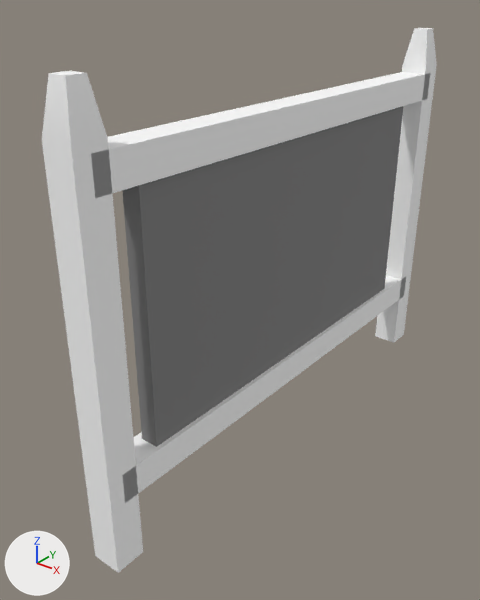
An edit to the FBX model Games Capstone Demo/Assets/Objs/Ground_Sign.fbx, drawn before and after from the same camera.
Rendered twice from a camera (50 mm lens) standing at (0.119, -0.163, 0.155) and looking at (-0.01, -0.002, 0.055). The lights are fixed; the arrows at lower left show +X, +Y and +Z. Where no turn or scale is listed for an object, it has been applied to the vertices.

The older version as bpy lines, for what is in view:
```python
me_mesh = bpy.data.meshes.new('Mesh')
me_mesh.from_pydata(...)  # 16 vertices, 14 faces; spans x -0.005..0.005, y -0.005..0.005, z -0.0685..0.0685
me_mesh.materials.append(mat_blinn1)  # white #ffffff
me_mesh_001 = bpy.data.meshes.new('Mesh.001')
me_mesh_001.from_pydata(...)  # 16 vertices, 14 faces; spans x -0.005..0.005, y -0.005..0.005, z -0.0685..0.0685
me_mesh_001.materials.append(mat_blinn1)  # white #ffffff
me_mesh_002 = bpy.data.meshes.new('Mesh.002')
me_mesh_002.from_pydata(...)  # a box spanning x -0.003..0.003, y -0.0698..0.0698, z -0.0437..0.0437
me_mesh_002.materials.append(mat_blinn2)  # grey #7f7f7f
me_mesh_003 = bpy.data.meshes.new('Mesh.003')
me_mesh_003.from_pydata(...)  # a box spanning x -0.005..0.005, y -0.086..0.086, z -0.005..0.005
me_mesh_003.materials.append(mat_blinn1)  # white #ffffff
me_mesh_004 = bpy.data.meshes.new('Mesh.004')
me_mesh_004.from_pydata(...)  # a box spanning x -0.005..0.005, y -0.086..0.086, z -0.005..0.005
me_mesh_004.materials.append(mat_blinn1)  # white #ffffff
ob_pcube1 = bpy.data.objects.new('pCube1', me_mesh)
ob_pcube1.location = (0.0, -0.0718, 0.0687)
ob_pcube2 = bpy.data.objects.new('pCube2', me_mesh_001)
ob_pcube2.location = (0.0, 0.1009, 0.0687)
ob_pcube3 = bpy.data.objects.new('pCube3', me_mesh_002)
ob_pcube3.location = (0.0006, 0.0125, 0.0752)
ob_pcube4 = bpy.data.objects.new('pCube4', me_mesh_003)
ob_pcube4.location = (0.0, 0.0144, 0.116)
ob_pcube5 = bpy.data.objects.new('pCube5', me_mesh_004)
ob_pcube5.location = (0.0, 0.0144, 0.0277)
```
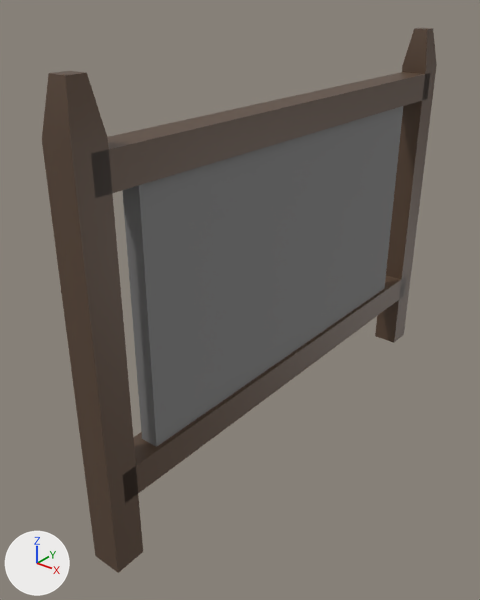
Location of each change, [x1, y1, x2, y2] in pixels of the pictures (480 x 600 px):
```json
{"object": "pCube1", "change": "recoloured", "before": [42, 71, 143, 573], "after": [42, 71, 143, 573], "on screen": "white to brown"}
{"object": "pCube4", "change": "recoloured", "before": [91, 72, 430, 197], "after": [91, 72, 430, 197]}
{"object": "pCube5", "change": "recoloured", "before": [123, 275, 405, 503], "after": [123, 275, 405, 503]}
{"object": "pCube2", "change": "recoloured", "before": [375, 28, 437, 342], "after": [375, 28, 437, 342], "on screen": "white to brown"}
```

Edits to the scene script, one JSON object a line:
```json
{"op": "add", "block": "mat_lambert2", "code": ["mat_lambert2 = principled_material('lambert2')", "mat_lambert2.base_color = (0.102, 0.0605, 0.037)  # brown #5a4636"]}
{"block": "me_mesh", "where": "me_mesh.from_pydata(...)  # 16 vertices, 14 faces; spans x -0.005..0.005, y -0.005..0.005, z -0.0685..0.0685"}
{"op": "remove", "block": "me_mesh", "code": "me_mesh.materials.append(mat_blinn1)  # white #ffffff"}
{"op": "add", "block": "me_mesh", "code": "me_mesh.materials.append(mat_lambert2)  # brown #5a4636"}
{"block": "me_mesh_004", "where": "me_mesh_004.from_pydata(...)  # 8 vertices, 6 faces; spans x -0.005..0.005, y -0.086..0.086, z -0.005..0.005"}
{"op": "remove", "block": "me_mesh_004", "code": "me_mesh_004.materials.append(mat_blinn1)  # white #ffffff"}
{"op": "add", "block": "me_mesh_004", "code": "me_mesh_004.materials.append(mat_lambert2)  # brown #5a4636"}
{"block": "me_mesh_001", "where": "me_mesh_001.from_pydata(...)  # 16 vertices, 14 faces; spans x -0.005..0.005, y -0.005..0.005, z -0.0685..0.0685"}
{"op": "remove", "block": "me_mesh_001", "code": "me_mesh_001.materials.append(mat_blinn1)  # white #ffffff"}
{"op": "add", "block": "me_mesh_001", "code": "me_mesh_001.materials.append(mat_lambert2)  # brown #5a4636"}
{"block": "me_mesh_003", "where": "me_mesh_003.from_pydata(...)  # 8 vertices, 6 faces; spans x -0.005..0.005, y -0.086..0.086, z -0.005..0.005"}
{"op": "remove", "block": "me_mesh_003", "code": "me_mesh_003.materials.append(mat_blinn1)  # white #ffffff"}
{"op": "add", "block": "me_mesh_003", "code": "me_mesh_003.materials.append(mat_lambert2)  # brown #5a4636"}
```
